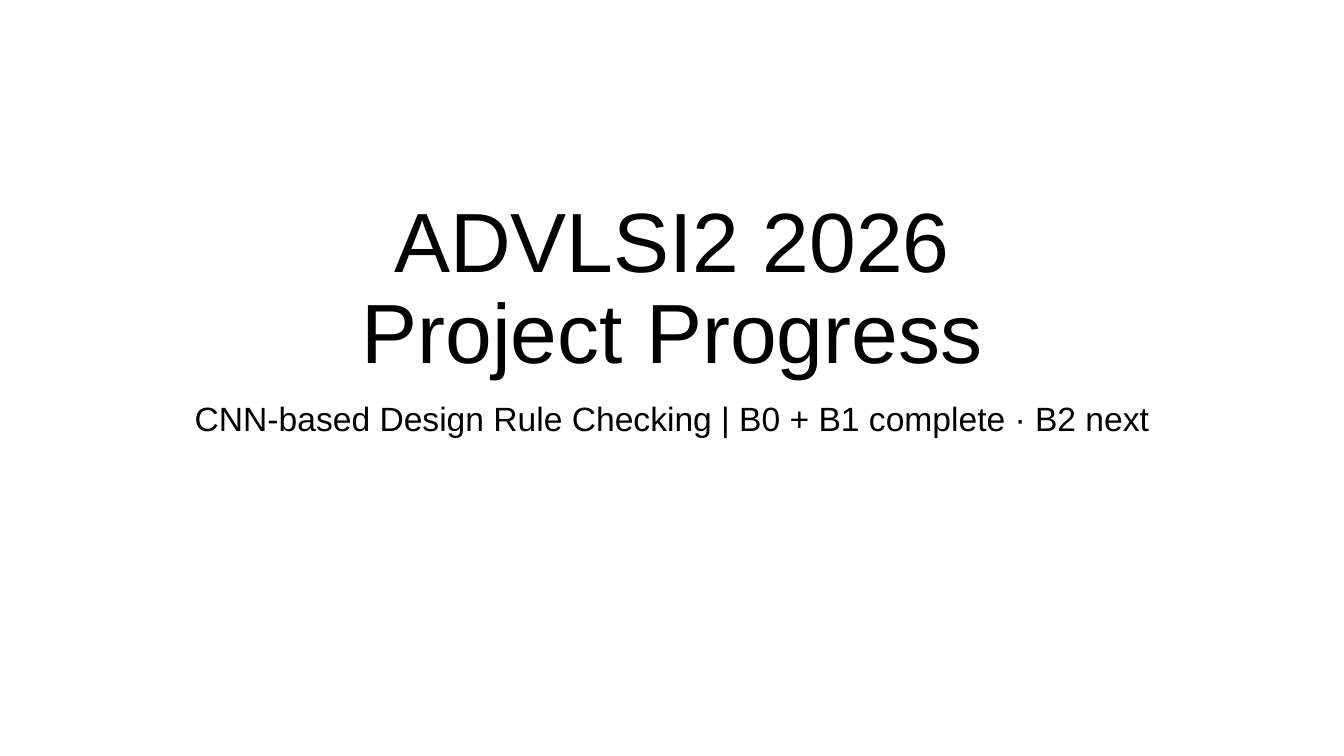
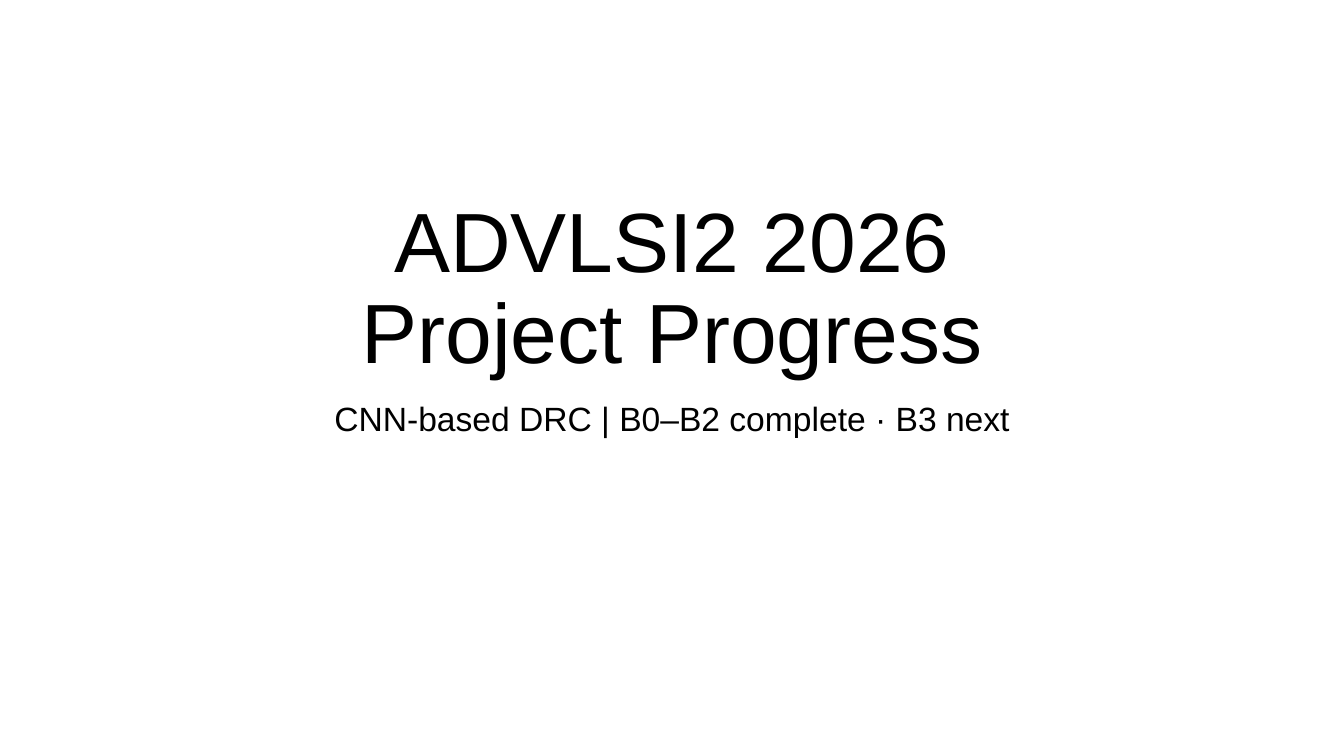
Before and after one commit to nocleo/ADVLSI2_Project_updated, a slide deck: slide 1 of presentation/ADVLSI2_DRC_CNN_Project_Progress.pptx. Drawn at 1344x756 pixels with LibreOffice and Linux fonts; fonts in the diff are those of the drawing. Boxes give left, top, right and bottom in pixels: in the first picture for what was removed or moved away, otherwise in the second. Text is boxed around its words. In the diff, an @@ line names an element or a change of style, - is before the commit and + after.

```diff
--- a/presentation/ADVLSI2_DRC_CNN_Project_Progress.pptx
+++ b/presentation/ADVLSI2_DRC_CNN_Project_Progress.pptx
@@ subtitle at (334, 406, 1009, 438): text changed @@
-CNN-based Design Rule Checking | B0 + B1 complete · B2 next
+CNN-based DRC | B0–B2 complete · B3 next
```
Also in this commit, not shown: 8 other slides changed, 2 slides added, 11 other files.
